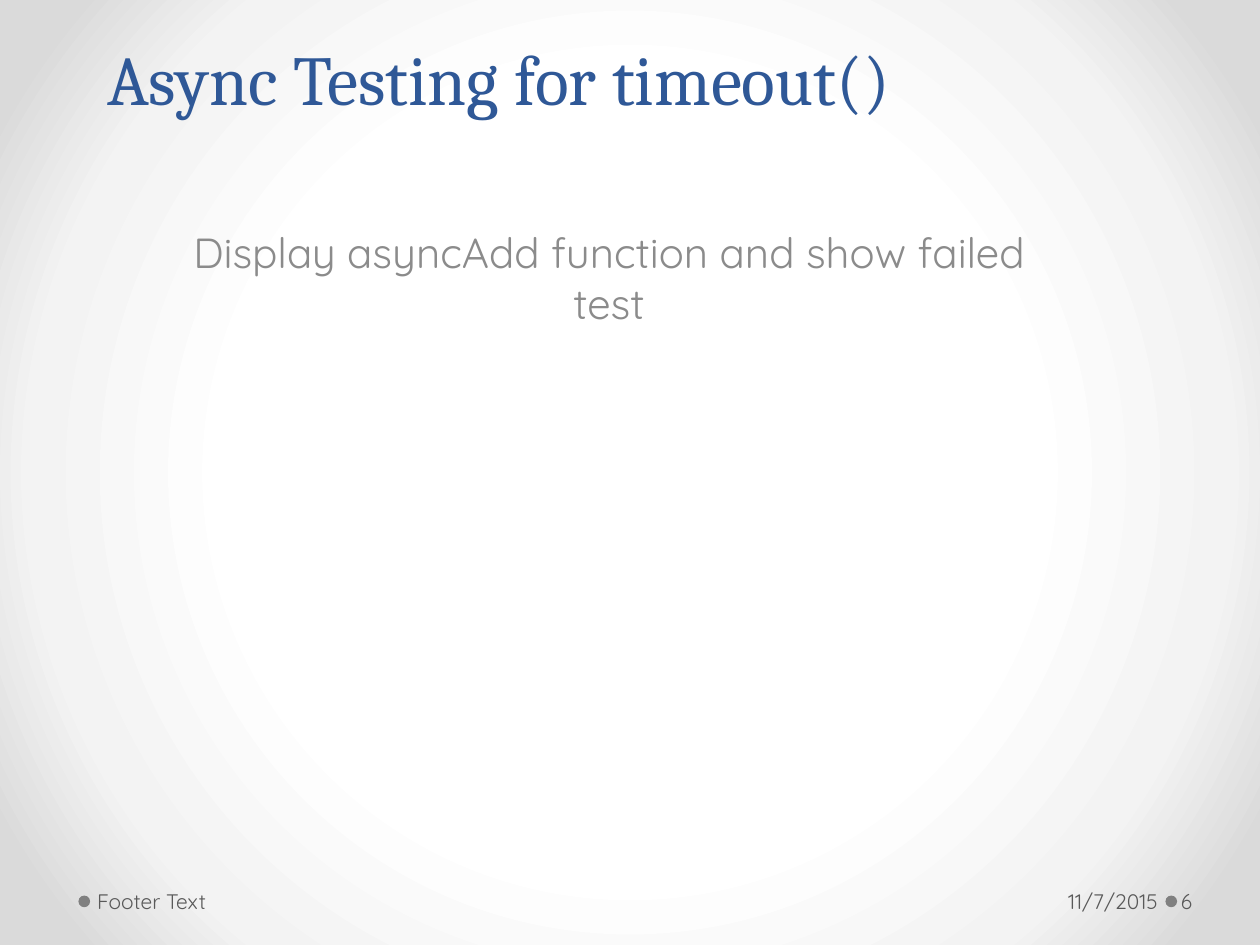
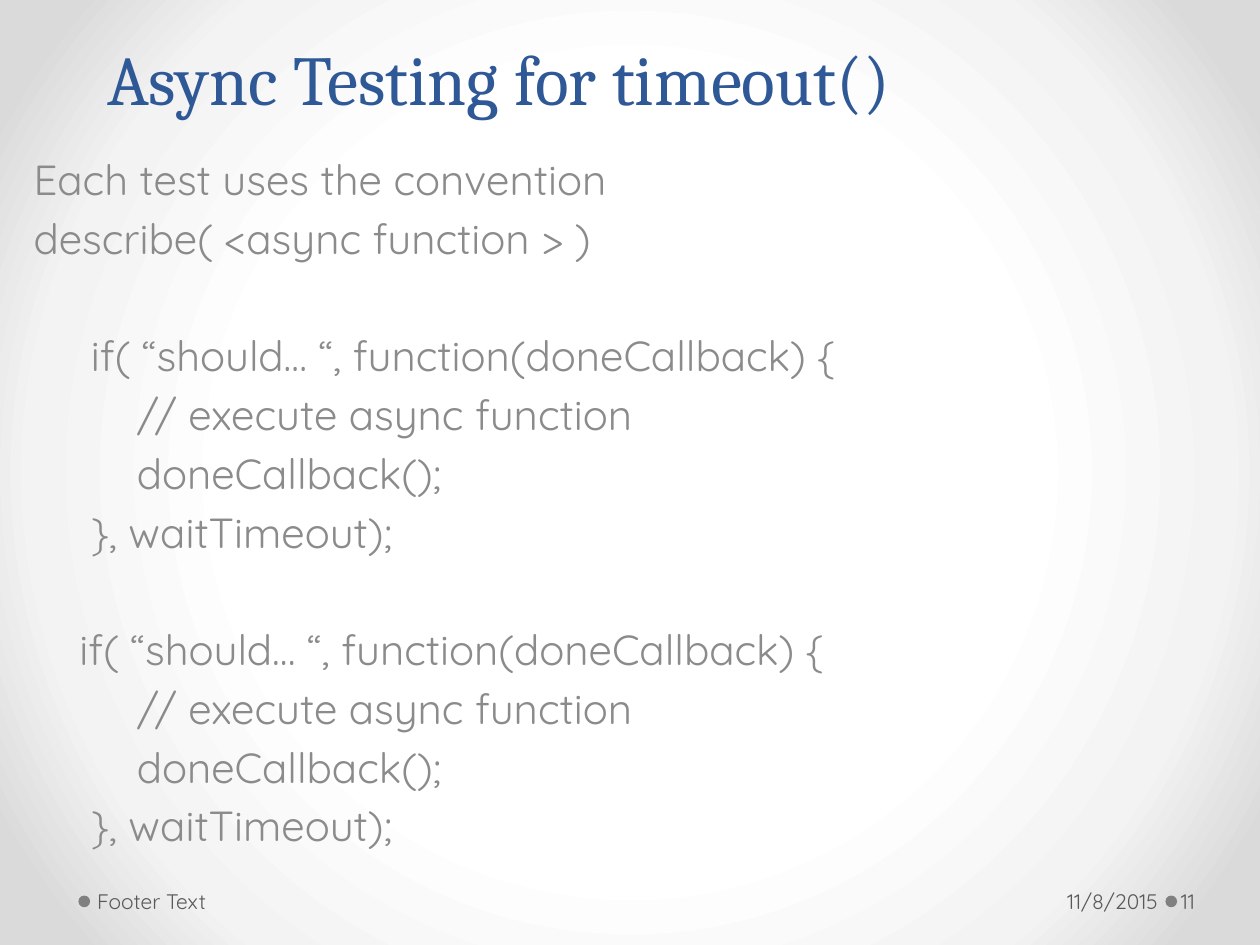
Before and after one commit to h-t-tran/work, a slide deck: slide 11 of brownbag/jamine/tech-presentation-jasmine.pptx (slide 6 before the commit). Drawn at 1260x945 pixels with LibreOffice and Linux fonts; fonts in the diff are those of the drawing. Boxes give left, top, right and bottom in pixels: in the first picture for what was removed or moved away, otherwise in the second. Text is boxed around its words. In the diff, an @@ line names an element or a change of style, - is before the commit and + after.

```diff
--- a/brownbag/jamine/tech-presentation-jasmine.pptx
+++ b/brownbag/jamine/tech-presentation-jasmine.pptx
@@ subtitle at <box>34,164,806,849</box>: text changed @@
-Display asyncAdd function and show failed test
+Each test uses the convention
+describe( <async function > )
+if( “should… “, function(doneCallback) {
+// execute async function
+doneCallback();
+}, waitTimeout);
+if( “should… “, function(doneCallback) {
+// execute async function
+doneCallback();
+}, waitTimeout);
@@ text at <box>1067,892,1158,912</box>: text changed @@
-11/7/2015
+11/8/2015
@@ page number at <box>1181,894,1195,909</box>: text changed @@
-6
+11
```
Also in this commit, not shown: 12 other slides changed, 5 slides added, 21 other files.
